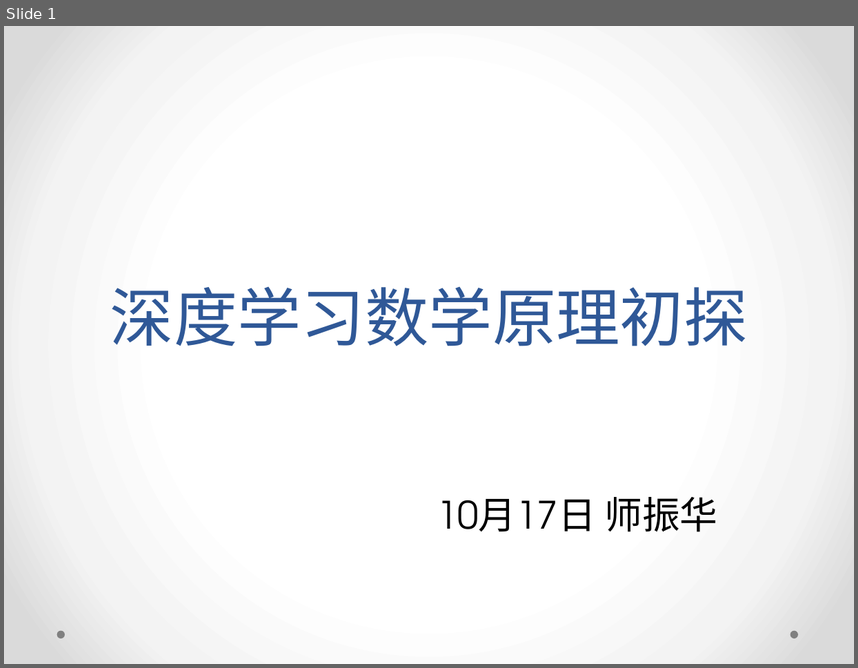
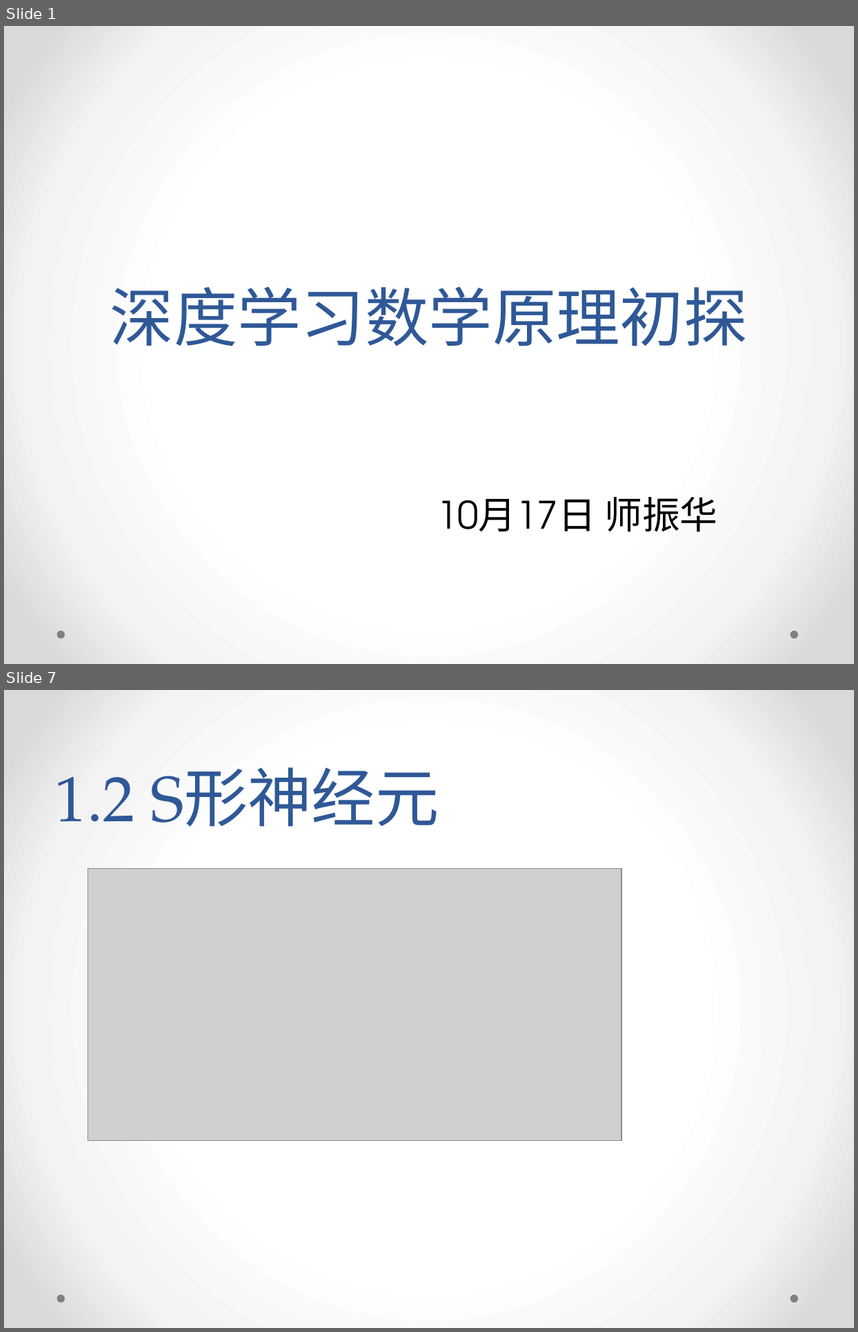
Before and after one commit to yish0000/neuralnetwork, a slide deck: 深度学习数学原理初探.pptx. Shown one above the other, each under a label of ours: slide 1 before the commit, slides 1 and 7 after it; the slides between them are not shown. The pictures are 858x668 and 858x1332 pixels, drawn with LibreOffice and Linux fonts; fonts in the diff are those of the drawing; grey boxes stand for pictures; background and template pictures are left out. Boxes give left, top, right and bottom in pixels: in the first picture for what was removed or moved away, otherwise in the second. Text is boxed around its words. In the diff, an @@ line names an element or a change of style, - is before the commit and + after.

```diff
--- a/深度学习数学原理初探.pptx
+++ b/深度学习数学原理初探.pptx
@@ slide 7 added at (x1=4, y1=690, x2=854, y2=1328), background gradient #FFFFFF to #F4F4F4 to #DADADA; not listed: 2 template elements that a slide beside it also shows @@
@@ title added at (x1=55, y1=767, x2=439, y2=827), 54 pt, text #2F5897 @@
+1.2 S形神经元
@@ picture added at (x1=87, y1=869, x2=621, y2=1141) @@
```
Also in this commit, not shown: 5 other slides added, 1 slide removed.
